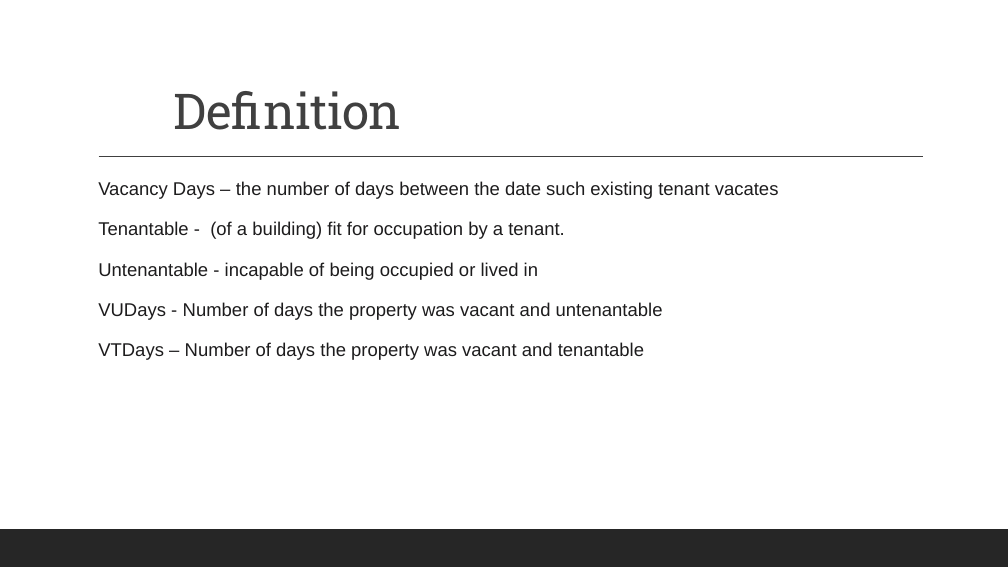
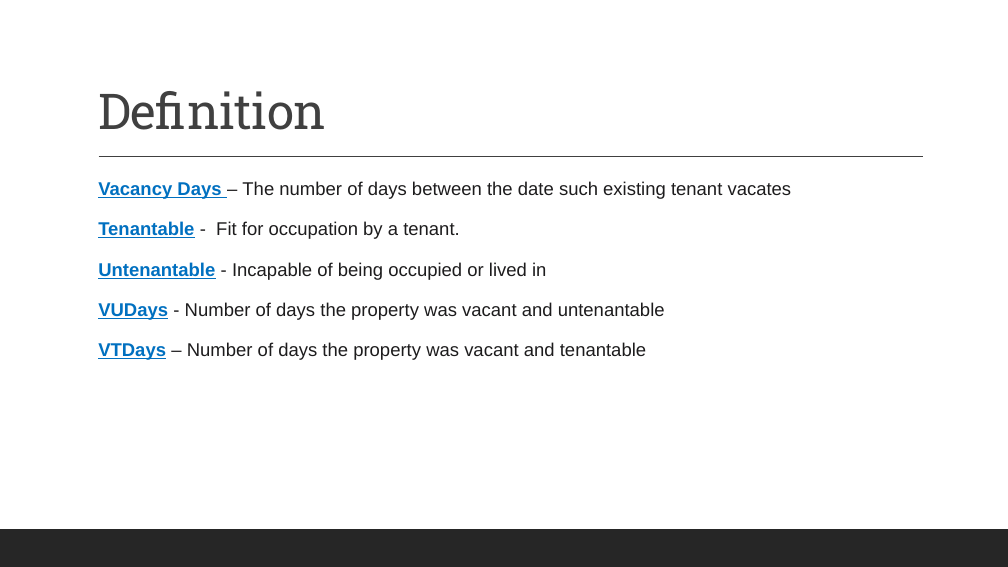
Before and after one commit to Anguyensfg/project-1, a slide deck: slide 2 of QLD Housing Vacancy.pptx. Drawn at 1008x567 pixels with LibreOffice and Linux fonts; fonts in the diff are those of the drawing. Boxes give left, top, right and bottom in pixels: in the first picture for what was removed or moved away, otherwise in the second. Text is boxed around its words. In the diff, an @@ line names an element or a change of style, - is before the commit and + after.

```diff
--- a/QLD Housing Vacancy.pptx
+++ b/QLD Housing Vacancy.pptx
@@ title "Definition": place and size @@
-title "Definition" at [174, 91, 402, 130]
+title "Definition" at [98, 91, 326, 130]
@@ text at [98, 181, 792, 280]: text changed @@
-  Vacancy Days – the number of days between the date such existing tenant vacates
-  Tenantable - (of a building) fit for occupation by a tenant.
-  Untenantable - incapable of being occupied or lived in
+  Vacancy Days – The number of days between the date such existing tenant vacates
+  Tenantable - Fit for occupation by a tenant.
+  Untenantable - Incapable of being occupied or lived in
@@ text at [98, 302, 665, 360]: text colour #1D1C1D to #0070C0, bold on, underline on in "VUDays", "VTDays" @@
```
Also in this commit, not shown: 9 other slides changed, 11 slides added, 9 slides removed.
